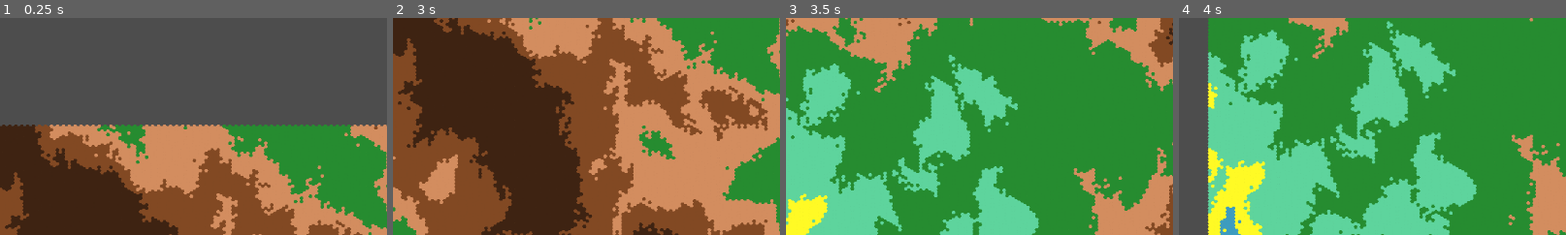
Above: before the commit, frames 1-4 (left to right).
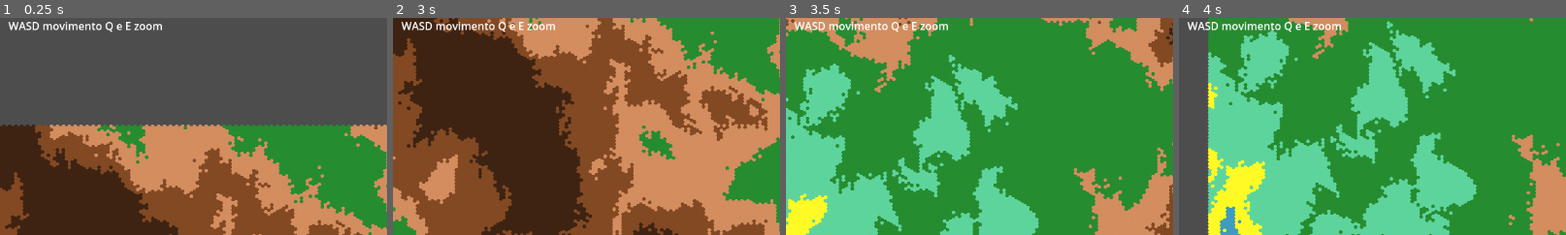
Above: after the commit, the same moments.

Repository: ThiGouvea/InfiniteHexWar
Game: Godot game, scene res://scenes/MapGenerator.tscn
Two runs of this game, one before a commit and one after it. Both use one fixed random seed, a clock stepped at 60 frames per second and the inputs below.
Inputs (mouse positions are % of the whole screen's width and height, from its top left):
- Up to frame 1 (0.25 s): no input
- Up to frame 2 (3 s): click "Generate" at 0.5 s; click "Generate" at 1.25 s; click "Generate" at 2 s; tap Enter at 2.75 s; move the mouse to (72, 45) at 2.77 s; hold S (camera_down) from 2.78 s (still down)
- Up to frame 3 (3.5 s): keep holding S (camera_down)
- Up to frame 4 (4 s): move the mouse to (30, 55) at 3.52 s; release S (camera_down) at 3.53 s; tap A (camera_left) at 3.6 s
The pictures show only the part of the screen within x 39-89%, y 0-50%; the shares and areas given below are measured in that part.

The runs differ from the first frame. In frame 1, 0.8% of the frame differs, in the area x 2-42%, y 1-7%; in frame 2, 0.8%; in frame 3, 0.8%; in frame 4, 0.8%.

Commit message:
adcionado instruções

Diff:
--- a/scenes/HudMapGenerator.tscn
+++ b/scenes/HudMapGenerator.tscn
@@ -235,6 +235,17 @@
 offset_right = 48.0
 offset_bottom = 63.0
 grow_horizontal = 2
+
+[node name="Label" type="Label" parent="."]
+layout_mode = 1
+anchors_preset = 5
+anchor_left = 0.5
+anchor_right = 0.5
+offset_left = -20.0
+offset_right = 20.0
+offset_bottom = 23.0
+grow_horizontal = 2
+text = "WASD movimento Q e E zoom"
 
 [connection signal="value_changed" from="Panel/DeepOceanScroll" to="." method="_on_deep_ocean_scroll_value_changed"]
 [connection signal="value_changed" from="Panel/OceanScroll" to="." method="_on_ocean_scroll_value_changed"]
